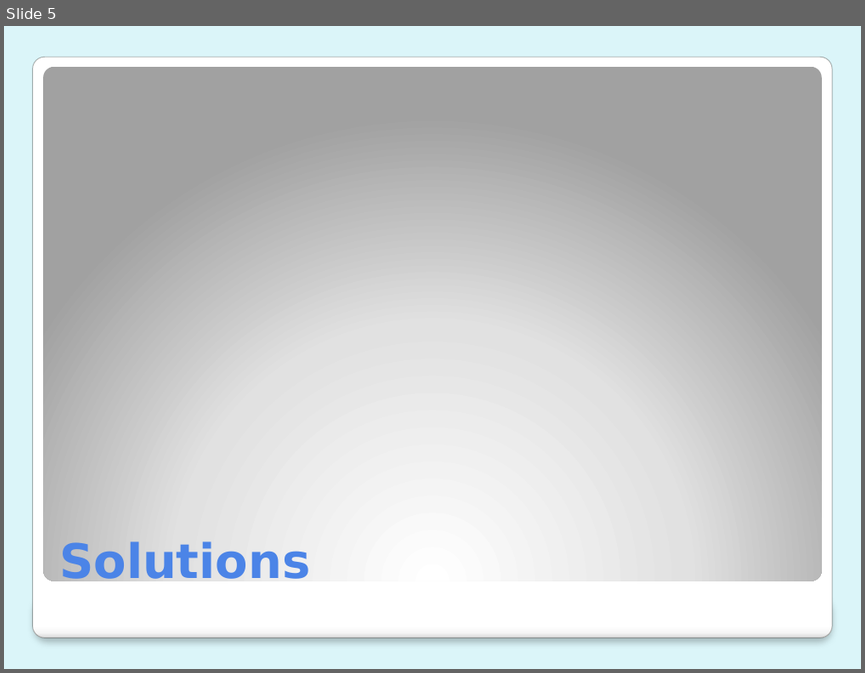
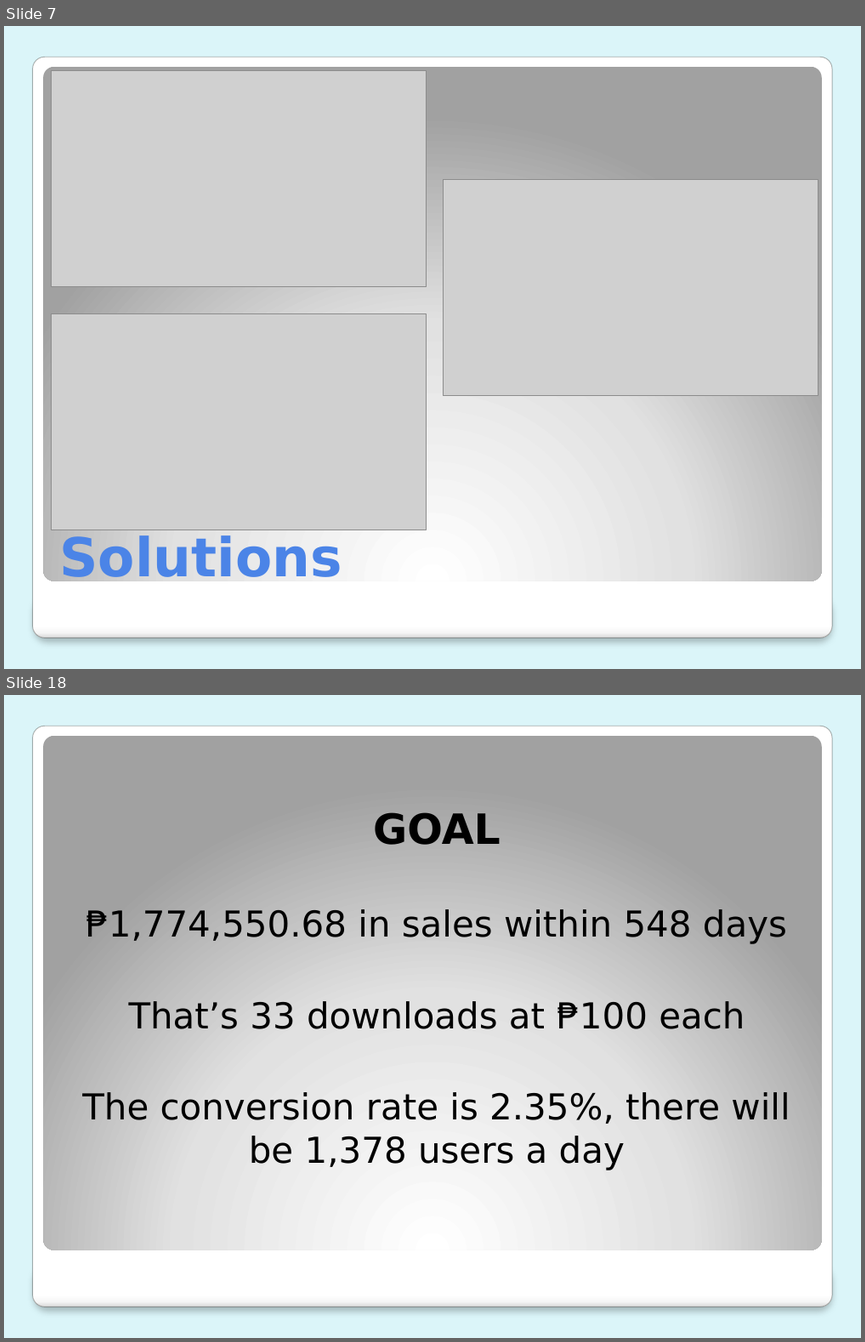
Before and after one commit to mlbelchez/Project---TENTREP, a slide deck: Presentation/PPT/Presentation 3.pptx. Shown one above the other, each under a label of ours: slide 5 before the commit, slides 7 and 18 after it; the slides between them are not shown. The pictures are 865x673 and 865x1342 pixels, drawn with LibreOffice and Linux fonts; fonts in the diff are those of the drawing; grey boxes stand for pictures. Boxes give left, top, right and bottom in pixels: in the first picture for what was removed or moved away, otherwise in the second. Text is boxed around its words. In the diff, an @@ line names an element or a change of style, - is before the commit and + after.

```diff
--- a/Presentation/PPT/Presentation 3.pptx
+++ b/Presentation/PPT/Presentation 3.pptx
@@ slide 18 added at <box>4,695,861,1338</box>, background #DBF5F9; not listed: 3 template elements that a slide beside it also shows @@
@@ text added at <box>82,812,789,1170</box>, 30 pt, text #000000 @@
+GOAL
+₱1,774,550.68 in sales within 548 days
+That’s 33 downloads at ₱100 each
+The conversion rate is 2.35%, there will be 1,378 users a day
@@ what was slide 5 is now slide 7 @@
@@ slide 7 changed as well @@
@@ picture added at <box>51,70,426,286</box> @@
@@ picture added at <box>443,179,818,395</box> @@
@@ picture added at <box>51,314,426,530</box> @@
@@ title "Solutions" at <box>59,533,341,587</box>: size 40 to 45 pt @@
```
Also in this commit, not shown: 3 other slides changed, 24 other slides added, 6 slides removed.
